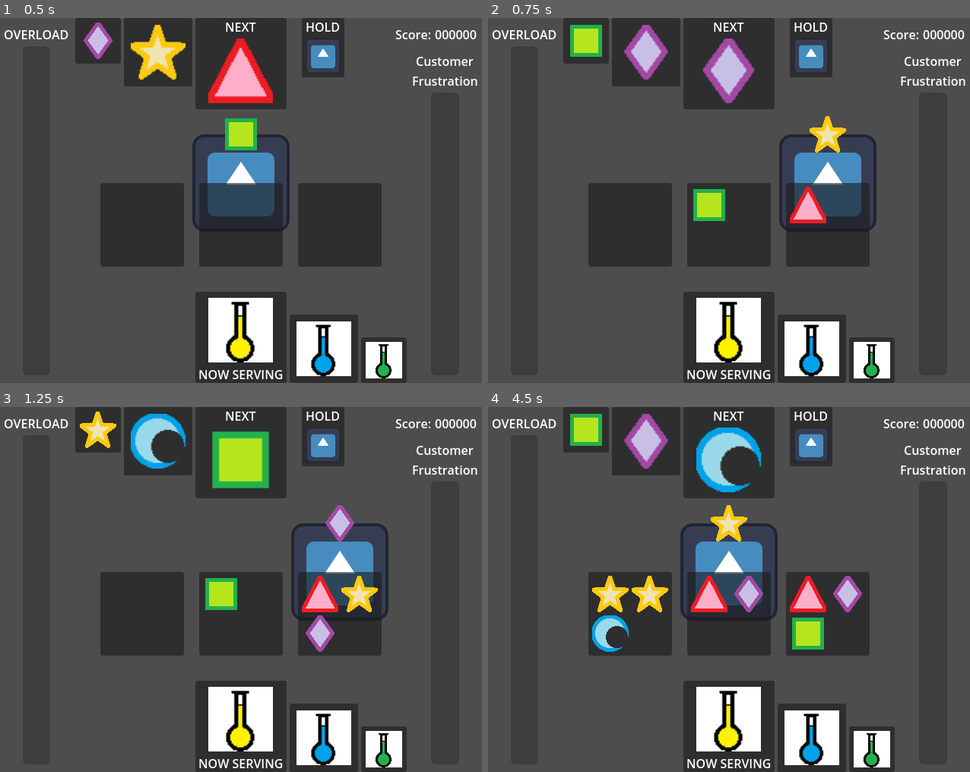
Above: before the commit, frames 1-4 (two rows, left to right).
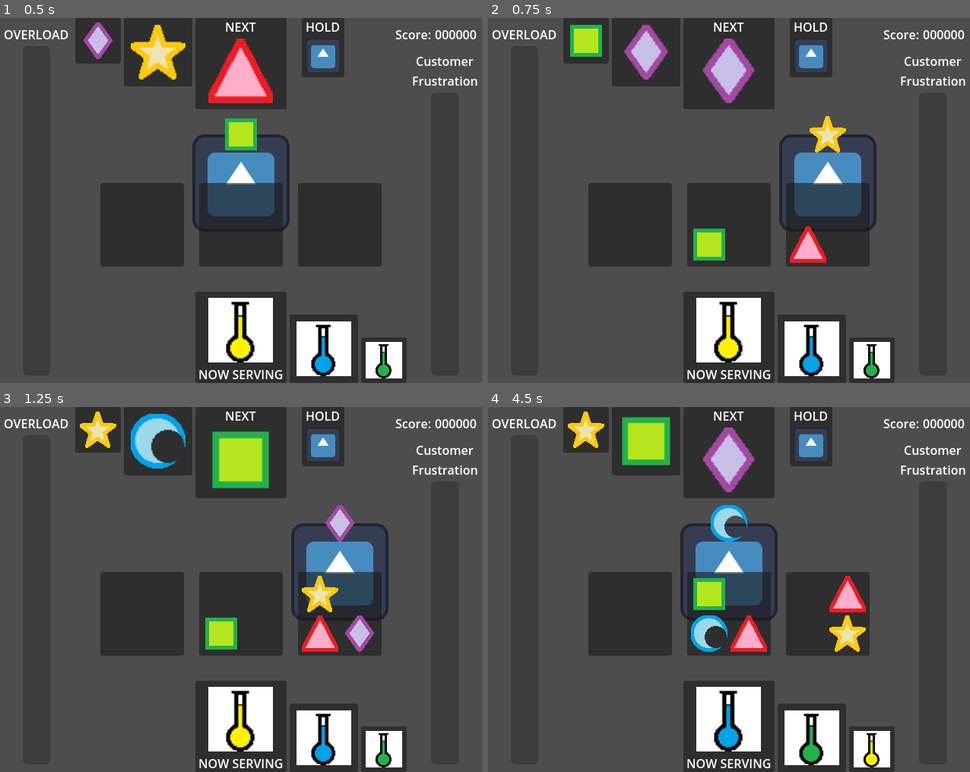
Above: after the commit, the same moments.

Repository: SamBumgardner/cure-all
Game: Godot game, scene res://src/gameplay/gameplay.tscn
Same seed, same stepped clock (60 frames per second), same inputs: the game is played once before the commit and once after it. The engine's default icon, where the game draws it, is replaced by a stand-in: a white triangle on a blue panel in a dark square.
Inputs:
- Up to frame 1 (0.5 s): no input
- Up to frame 2 (0.75 s): tap Enter (ui_accept) at 0.5, 0.6 s; hold Right (ui_right) from 0.53 s (still down)
- Up to frame 3 (1.25 s): keep holding Right (ui_right); tap Enter (ui_accept) at 0.77, 1.07 s
- Up to frame 4 (4.5 s): release Right (ui_right) at 1.28 s; hold Left (ui_left) 1.28-2.03 s; tap Enter (ui_accept) at 1.35, 1.52, 1.82, 2.1, 2.75, 2.85, 3.02, 3.32, 3.6, 3.77, 4.07, 4.35 s; hold Right (ui_right) 2.03-3.53 s; hold Left (ui_left) from 3.53 s (still down); tap Escape (ui_cancel) at 4.15 s

Frame 1 is identical in both runs. In frame 2, 2.1% of the frame differs, in the area x 42-71%, y 46-68%; in frame 3, 2.9%; in frame 4, 9.8%, in the area x 16-81%, y 1-99%.

Commit message:
Allow side placement control

Diff:
--- a/game/src/gameplay/gameplay.gd
+++ b/game/src/gameplay/gameplay.gd
@@ -41,7 +41,11 @@
         current_player_cauldron_i = (current_player_cauldron_i + 1) % cauldron_anchors.size()
 
     if Input.is_action_just_pressed("ui_accept"):
-        cauldrons[current_player_cauldron_i].add_ingredient(held_ingredient_type)
+        cauldrons[current_player_cauldron_i].add_ingredient(held_ingredient_type, true)
+        take_next_ingredient()
+
+    if Input.is_action_just_pressed("ui_cancel"):
+        cauldrons[current_player_cauldron_i].add_ingredient(held_ingredient_type, false)
         take_next_ingredient()
 
 func take_next_ingredient():
@@ -61,11 +65,11 @@
 
     var left_cauldron = _get_wrapped_cauldron(cauldron_index, -1)
     for ingredient in splash_left:
-        left_cauldron.add_ingredient(ingredient)
+        left_cauldron.add_ingredient(ingredient, false)
 
     var right_cauldron = _get_wrapped_cauldron(cauldron_index, 1)
     for ingredient in splash_right:
-        right_cauldron.add_ingredient(ingredient)
+        right_cauldron.add_ingredient(ingredient, true)
 
 func _get_wrapped_cauldron(starting_cauldron_i: int, offset: int) -> Cauldron:
     var new_cauldron_i: int = starting_cauldron_i + offset
--- a/game/src/gameplay/ui/cauldron.gd
+++ b/game/src/gameplay/ui/cauldron.gd
@@ -8,26 +8,45 @@
 
 const MAX_INGREDIENTS: int = 4
 const MIN_MATCH: int = 2
+const EMPTY_CAULDRON: Array[int] = [-1, -1, -1, -1]
 
 @export var ingredient_container: Node
 
 @onready var ingredient_displays: Array[Node] = ingredient_container.get_children()
-var ingredient_types: Array[int] = []
+var ingredient_types: Array[int] = EMPTY_CAULDRON.duplicate()
+var held_count: int:
+    get():
+        return ingredient_types.filter(func(x): return x != -1).size()
 
 func _ready() -> void:
-    ingredient_displays.map(func(x): x.hide())
+    ingredient_displays.map(func(x): x.modulate = Color.TRANSPARENT)
 
-func add_ingredient(ingredient_type: Ingredient.TYPES) -> void:
-    if ingredient_types.size() < MAX_INGREDIENTS:
-        ingredient_types.push_back(ingredient_type)
+func add_ingredient(ingredient_type: Ingredient.TYPES, is_left_side: bool = true) -> void:
+    if held_count < MAX_INGREDIENTS:
+        var ingredient_index = get_next_available_ingredient_slot(is_left_side)
+        ingredient_types[ingredient_index] = ingredient_type
 
-        var current_ingredient: TextureRect = ingredient_displays[ingredient_types.size() - 1] as TextureRect
-        current_ingredient.show()
+        var current_ingredient: TextureRect = ingredient_displays[ingredient_index] as TextureRect
+        current_ingredient.modulate = Color.WHITE
         var ingredient_name = Ingredient.INGREDIENT_NAMES[ingredient_type]
         current_ingredient.texture = load(Ingredient.INGREDIENT_ICON_FORMAT % ingredient_name)
 
-        if ingredient_types.size() == MAX_INGREDIENTS:
+        if held_count == MAX_INGREDIENTS:
             full_brew()
+
+func get_next_available_ingredient_slot(left_side: bool) -> int:
+    var end_offset: int = -2 if left_side else -1
+    for i in range(ingredient_types.size() + end_offset, -1, -2):
+        if ingredient_types[i] == -1:
+            return i
+
+    end_offset = -2 if not left_side else -1
+    for i in range(ingredient_types.size() + end_offset, -1, -2):
+        if ingredient_types[i] == -1:
+            return i
+
+    # should never reach here, error scenario
+    return -1
 
 func full_brew() -> void:
     var ingredient_counts: Array[Array] = []
@@ -35,7 +54,7 @@
         ingredient_counts.push_back([])
 
     var potion: Potion = Potion.new(-1, [])
-    for i in ingredient_types.size():
+    for i in held_count:
         ingredient_counts[ingredient_types[i]].push_back(i)
 
         var matching_ingredient_count = ingredient_counts[ingredient_types[i]].size()
@@ -58,5 +77,5 @@
     potion_produced.emit(potion, splash_left, splash_right)
 
 func empty_cauldron() -> void:
-    ingredient_types.clear()
-    ingredient_displays.map(func(x): x.hide())
+    ingredient_types = EMPTY_CAULDRON.duplicate()
+    ingredient_displays.map(func(x): x.modulate = Color.TRANSPARENT)
